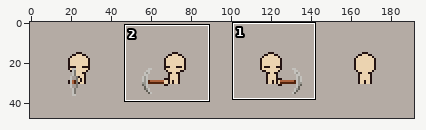
File history of a pixel-art file, Aseprite/ani/boy.aseprite. The picture above shows the old version from afar; the outline marks the close-up.
Close-up. Before:
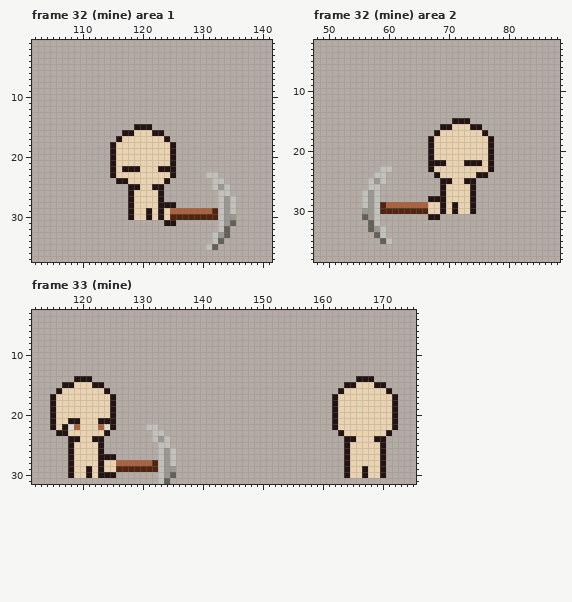
192x48 pixels, 56 frames. Colours within 5 levels of each other are drawn and written as one. Shown: frame 32 (mine) area 1: x 102..141, y 1..37; frame 32 (mine) area 2: x 48..88, y 2..38; frame 33 (mine): x 112..175, y 3..31. The commit also changed other frames or places, which this record leaves out.
Now the later version:
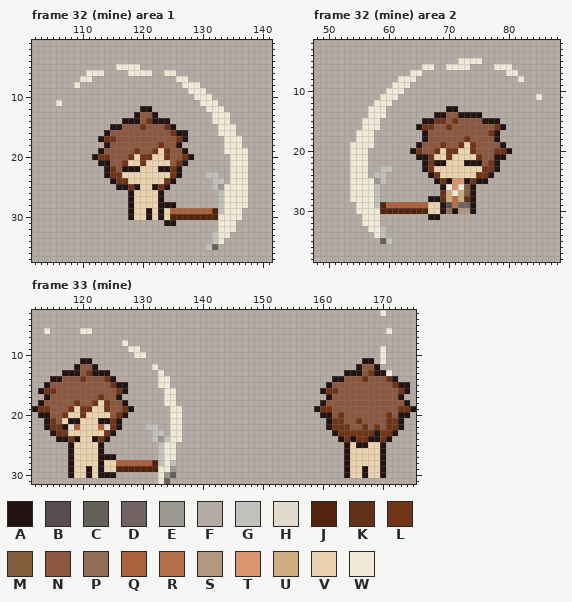
Palette (. is transparent): A #231312  B #594c51  C #636058  D #716263  E #9a9891  F #b4aba4  G #c3c1bc  H #e1dacd  J #53240d  K #61311a  L #703519  M #835e3c  N #8c5940  P #926d54  Q #ab613c  R #b5704a  S #b4977f  T #db956f  U #ceae81  V #ebd3b0  W #f1e9d7
Edits made:
layer "动画/hair01 _duan 复制 复制" added
layer "EFX" now shown
Changed rows in their new state; - is an unchanged pixel.
Frame 32 (mine) area 1, layers "EFX", "动画/hair01 _duan 复制 复制":
first column x 106:
 5 ----------WWWW------------------
 6 -----WWW----WWWW--WW------------
 7 ----WW--------------WW----------
 8 ---W-----------------WWW--------
 9 ----------------------WWW-------
10 -----------------------WWW------
11 W-----------------------WWW-----
12 --------------AA---------WWW----
13 -------------ANNA---------WWW---
14 -----------AAANLAAA-------WWW---
15 ---------AANNNLNNNLA-------WWW--
16 --------ANNNNNNNNNNLAA-----WWW--
17 -------ALLNNNNNNNNNNLA------WWW-
18 --------ANNNNNNNNLNNA-------WWW-
19 -------ANNNNNLNNL-LNNA------WWWW
20 ------ALLNNNL-LL--LNNLA------WWW
21 -------AANNL--L----NLA-------WWW
22 --------ALN--------LA--------WWW
23 --------ALL--------LA--------WWW
24 ---------ALL------LA---------WWW
25 ----------AAL----LA---------WWWW
26 ----------------------------WWWW
27 ----------------------------WWWW
28 ----------------------------WWWW
29 ----------------------------WWW-
30 ---------------------------WWWW-
31 ---------------------------WWW--
32 ---------------------------WWW--
33 ---------------------------WW---
34 ---------------------------W----
Frame 32 (mine) area 2, layers "EFX", "动画/hair01 _duan 复制 复制", "动画/cloth":
first column x 54:
 5 ------------------WWWW----------
 6 ------------WW--WWWW----WWW-----
 7 ----------WW--------------WW----
 8 --------WWW-----------------W---
 9 -------WWW----------------------
10 ------WWW-----------------------
11 -----WWW-----------------------W
12 ----WWW-------------------------
13 ---WWW----------AA--------------
14 ---WWW--------AANNAAAA----------
15 --WWW-------AALLNLNNNNAAA-------
16 --WWW------ALLNNLNNNNNNNLA------
17 -WWW--------ANNNNNNNNNNLA-------
18 -WWW--------ANNNNNNLNNNNA-------
19 WWWW-------ANNNLNNL-LNNNNA------
20 WWW-------ALNNL-LL--LNNNLLA-----
21 WWW--------AAL--L----LNNAA------
22 WWW---------AL--------NLA-------
23 WWW---------AL--------LLA-------
24 WWW----------AL------LLA--------
25 WWWW----------AL-TT-LAA---------
26 WWWW------------WTWM------------
27 WWWW-----------KUWUM------------
28 WWWW-----------KURUK------------
29 -WWW------------BRDD------------
30 -WWWW-----------P-SS------------
31 --WWW---------------------------
32 --WWW---------------------------
33 ---WW---------------------------
34 ----W---------------------------
Frame 33 (mine), layers "EFX", "动画/hair01 _duan 复制 复制":
first column x 112:
 3 ----------------------------------------------------------W-----
 6 --W-----WW-------------------------------------------------W----
 8 ---------------W------------------------------------------------
 9 ----------------WW----------------------------------------W-----
10 -----------------WW---------------------------------------W-----
11 --------AA---------------------------------------------AA-W-----
12 -------ANNA---------W---------------------------------ANNA------
13 -----AAANLAAA--------W------------------------------AAANLAAW----
14 ---AANNNLNNNLA-------WW---------------------------AANNNLNNNLA---
15 --ANNNNNNNNNNLAA-----WW--------------------------ANNNNNNNNNNLAA-
16 -ALLNNNNNNNNNNLA------WW------------------------ALLNNNNNNNNNNLA-
17 --ANNNNNNNNLNNA-------WW-------------------------ANNNNNNNNNNNA--
18 -ANNNNNLNNL-LNNA------WW------------------------ANNNNNNNNNNNNNA-
19 ALLNNNL-LL--LNNLA------WW----------------------ALLNNNNNNNNNNNLLA
20 -AANNL--L----NLA-------WW-----------------------AANLNNNNNNNLNAA-
21 --ALN--------LA--------WW------------------------ALLNNLNNNNLLA--
22 --ALL--------LA--------WW------------------------ALLLNNLNLNLLA--
23 ---ALL------LA---------WW-------------------------ALLLLLLALLA---
24 ----AAL----LA----------WW--------------------------AL-LLA-LA----
25 ----------------------WW------------------------------AA--------
26 ----------------------WW----------------------------------------
27 ----------------------WW----------------------------------------
28 ----------------------W-----------------------------------------
29 ---------------------WW-----------------------------------------
30 ---------------------W------------------------------------------
31 ---------------------W------------------------------------------
Boxes around the changes in both close-ups, in picture pixels (x1, y1, x2, y2):
changed: (56, 64, 248, 244)
changed: (350, 58, 542, 238)
changed: (314, 310, 416, 448)
changed: (32, 328, 182, 484)
